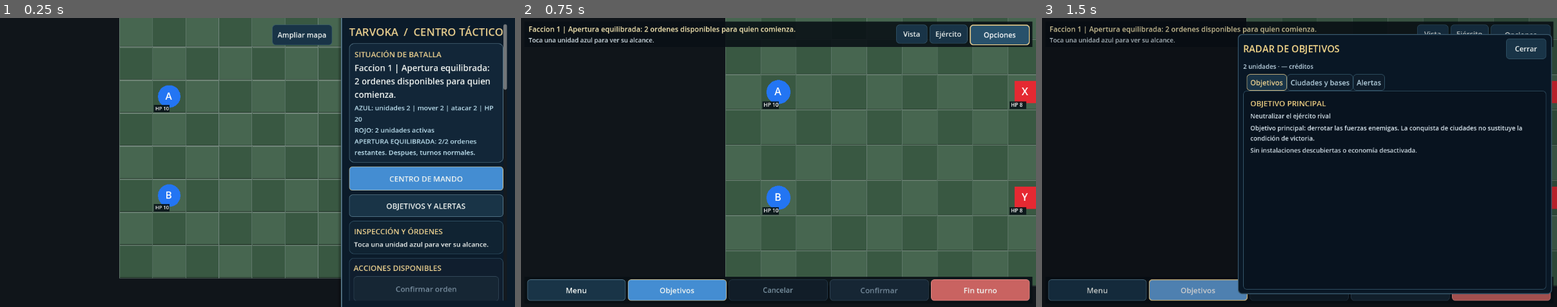
Above: before the commit, frames 1-3 (left to right).
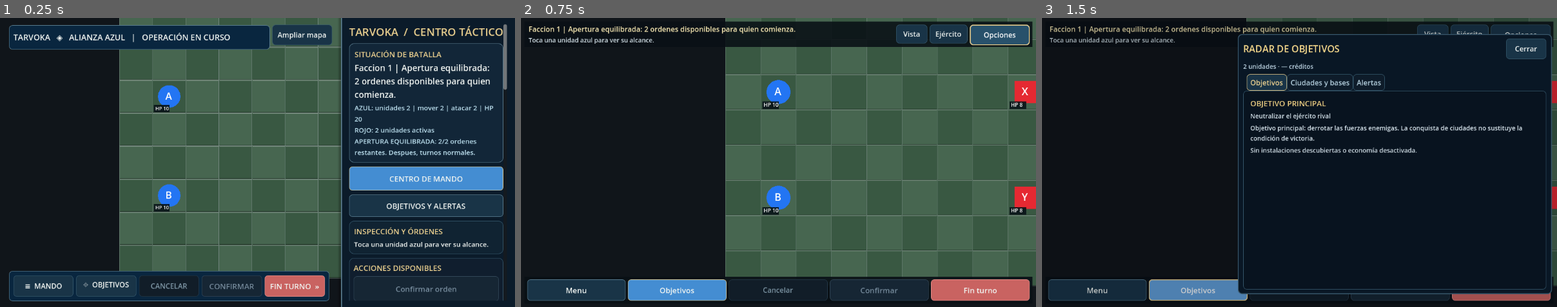
Above: after the commit, the same moments.

Repository: edwinrodri12/Tarvoka
Game: Godot game, scene res://scenes/Main.tscn
Same seed, same stepped clock (60 frames per second), same inputs: the game is played once before the commit and once after it.
Inputs:
- Up to frame 1 (0.25 s): no input
- Up to frame 2 (0.75 s): click "Ampliar mapa" at 0.5 s
- Up to frame 3 (1.5 s): click "Objetivos" at 1.25 s

The runs differ from the first frame. In frame 1, 10% of the frame differs, in the area x 1-64%, y 2-98%; in frame 2, nothing differs; in frame 3, nothing differs.

Commit message:
feat(ui): add real top intelligence bar and bottom tactical action rail atop merged polished command cards

Diff:
--- a/scripts/ui/Main.gd
+++ b/scripts/ui/Main.gd
@@ -121,6 +121,12 @@
 var compact_resupply: Button
 var compact_center: Button
 var compact_iso: Button
+var expanded_header: PanelContainer
+var expanded_summary: Label
+var expanded_actions: PanelContainer
+var expanded_confirm: Button
+var expanded_cancel: Button
+var expanded_end_turn: Button
 
 func _ready() -> void:
     # Install the same game-grade visual language on all native Godot menus,
@@ -923,6 +929,68 @@
     GameUiTheme.emphasize(compact_menu_button,"secondary")
     GameUiTheme.emphasize(compact_objectives_button,"primary")
 
+    # Desktop/tablet battlefield: preserve the map as the protagonist while
+    # exposing a true bottom command rail and a slim intelligence header.
+    # Both surfaces use the SAME existing callbacks and authoritative guards.
+    expanded_header = PanelContainer.new()
+    expanded_header.mouse_filter = Control.MOUSE_FILTER_IGNORE
+    expanded_header.set_anchors_and_offsets_preset(Control.PRESET_TOP_WIDE)
+    expanded_header.offset_left = 12
+    expanded_header.offset_right = -145
+    expanded_header.offset_top = 8
+    expanded_header.offset_bottom = 63
+    expanded_header.add_theme_stylebox_override("panel",GameUiTheme.box_style(Color("#09263F"),GameUiTheme.EDGE_BRIGHT,8,10))
+    battle_hud_overlay.add_child(expanded_header)
+    expanded_summary = Label.new()
+    expanded_summary.mouse_filter = Control.MOUSE_FILTER_IGNORE
+    expanded_summary.autowrap_mode = TextServer.AUTOWRAP_WORD_SMART
+    expanded_summary.add_theme_font_size_override("font_size",18)
+    expanded_summary.add_theme_color_override("font_color",GameUiTheme.TEXT)
+    expanded_header.add_child(expanded_summary)
+
+    expanded_actions = PanelContainer.new()
+    expanded_actions.mouse_filter = Control.MOUSE_FILTER_PASS
+    expanded_actions.set_anchors_and_offsets_preset(Control.PRESET_BOTTOM_WIDE)
+    expanded_actions.offset_left = 12
+    expanded_actions.offset_right = -12
+    expanded_actions.offset_top = -73
+    expanded_actions.offset_bottom = -9
+    expanded_actions.add_theme_stylebox_override("panel",GameUiTheme.box_style(Color("#09263F"),GameUiTheme.EDGE_BRIGHT,8,10))
+    battle_hud_overlay.add_child(expanded_actions)
+    var tactical_rail := HBoxContainer.new()
+    tactical_rail.add_theme_constant_override("separation",6)
+    expanded_actions.add_child(tactical_rail)
+    for definition in [
+        ["≡  MANDO",Callable(self,"_open_command_menu")],
+        ["⌖  OBJETIVOS",Callable(self,"_open_objectives_radar")]
+    ]:
+        var shortcut := Button.new()
+        shortcut.text = str(definition[0])
+        shortcut.custom_minimum_size.y = 48
+        shortcut.size_flags_horizontal = Control.SIZE_EXPAND_FILL
+        shortcut.pressed.connect(definition[1])
+        tactical_rail.add_child(shortcut)
+    expanded_cancel = Button.new()
+    expanded_cancel.text = "CANCELAR"
+    expanded_cancel.custom_minimum_size.y = 48
+    expanded_cancel.size_flags_horizontal = Control.SIZE_EXPAND_FILL
+    expanded_cancel.pressed.connect(_cancel_selection)
+    tactical_rail.add_child(expanded_cancel)
+    expanded_confirm = Button.new()
+    expanded_confirm.text = "CONFIRMAR"
+    expanded_confirm.custom_minimum_size.y = 48
+    expanded_confirm.size_flags_horizontal = Control.SIZE_EXPAND_FILL
+    expanded_confirm.pressed.connect(_confirm_order)
+    GameUiTheme.emphasize(expanded_confirm,"success")
+    tactical_rail.add_child(expanded_confirm)
+    expanded_end_turn = Button.new()
+    expanded_end_turn.text = "FIN TURNO  »"
+    expanded_end_turn.custom_minimum_size.y = 48
+    expanded_end_turn.size_flags_horizontal = Control.SIZE_EXPAND_FILL
+    expanded_end_turn.pressed.connect(_end_turn)
+    GameUiTheme.emphasize(expanded_end_turn,"danger")
+    tactical_rail.add_child(expanded_end_turn)
+
     battle_hud_toggle = Button.new()
     battle_hud_toggle.text = "Ampliar mapa"
     battle_hud_toggle.custom_minimum_size = Vector2(130,46)
@@ -958,6 +1026,8 @@
     battle_hud_commands.hide()
     compact_center.hide()
     compact_iso.hide()
+    expanded_header.show()
+    expanded_actions.show()
 
 func _set_compact_hud(compact: bool) -> void:
     battle_hud_compact = compact
@@ -965,6 +1035,8 @@
     battle_hud_commands.visible = compact
     compact_center.visible = compact
     compact_iso.visible = compact
+    expanded_header.visible = not compact
+    expanded_actions.visible = not compact
     battle_hud_toggle.text = "Opciones" if compact else "Ampliar mapa"
     layout_for_size(get_viewport_rect().size)
 
@@ -1161,6 +1233,29 @@
         _update_text(status_label, "Faccion %d | %s" % [int(board.state.get("faction", 0)) + 1, board.message])
     compact_status.text = status_label.text
     compact_detail.text = unit_label.text.replace("\n","  ")
+    if expanded_header != null:
+        var side: int = int(board.state.get("faction",0))
+        var header_text: String = ("ALIANZA AZUL" if side == 0 else "PACTO ROJO")
+        if board.ai_enabled and side == 1:
+            header_text = "TURNO DEL RIVAL"
+        header_text = "TARVOKA   ◈   %s   |   %s" % [header_text,
+            ("BATALLA FINALIZADA" if winner != -1 else "OPERACIÓN EN CURSO")]
+        if board.state.has("economy"):
+            var economy: Dictionary = board.state["economy"]
+            var viewer: int = 0 if board.ai_enabled else side
+            var credits: Array = economy.get("credits",[])
+            if credits.size() > viewer:
+                header_text += "   |   %d CR" % int(credits[viewer])
+        if board.state.has("control"):
+            var relay: Dictionary = board.state["control"]
+            var relay_scores: Array = relay.get("scores",[])
+            if relay_scores.size() == 2:
+                header_text += "   |   SEÑAL %d–%d" % [int(relay_scores[0]),int(relay_scores[1])]
+        expanded_summary.text = header_text
+        expanded_confirm.text = "RESULTADOS" if winner != -1 else ("CONFIRMAR" if board.pending_order.is_empty() else str(confirm_button.text).to_upper())
+        expanded_confirm.disabled = confirm_button.disabled
+        expanded_cancel.disabled = cancel_button.disabled
+        expanded_end_turn.disabled = end_button.disabled
     # Show final results only once per terminal state. Closing the panel to
     # inspect the field must never auto-open it again on subsequent frames.
     if results_panel != null:
